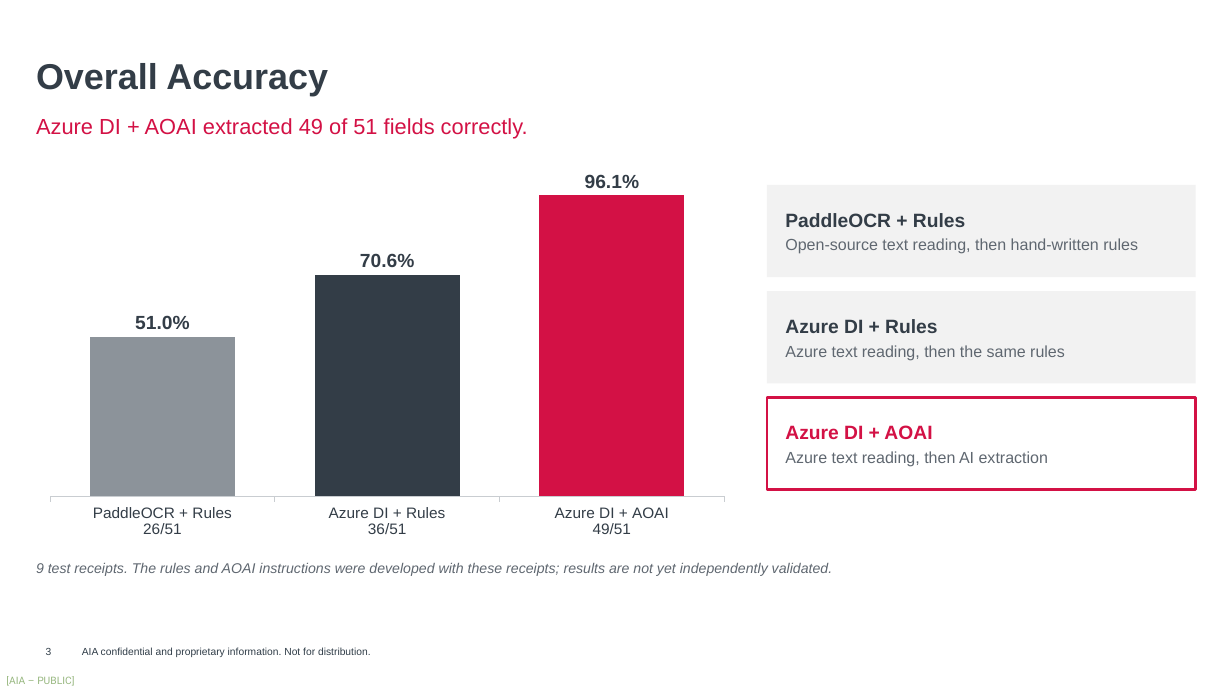
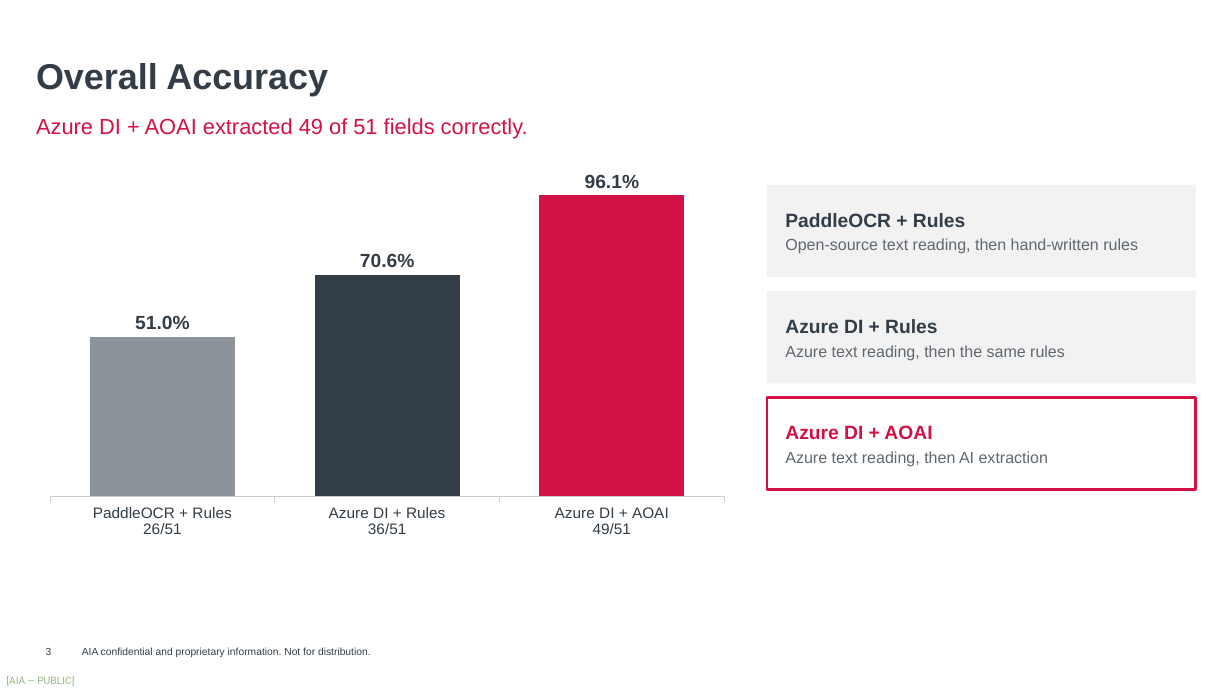
Before and after one commit to harrysokool/playground, a slide deck: slide 3 of ppt/ocr_benchmark/current/OCR_Benchmark_V13.pptx. Drawn at 1232x693 pixels with LibreOffice and Linux fonts; fonts in the diff are those of the drawing; background and template pictures are left out. Boxes give left, top, right and bottom in pixels: in the first picture for what was removed or moved away, otherwise in the second. Text is boxed around its words. In the diff, an @@ line names an element or a change of style, - is before the commit and + after.

```diff
--- a/ppt/ocr_benchmark/current/OCR_Benchmark_V13.pptx
+++ b/ppt/ocr_benchmark/current/OCR_Benchmark_V13.pptx
@@ text removed at <box>36,563,833,576</box> @@
-9 test receipts. The rules and AOAI instructions were developed with these receipts; results are not yet independently validated.
```
Also in this commit, not shown: 5 other slides changed.
